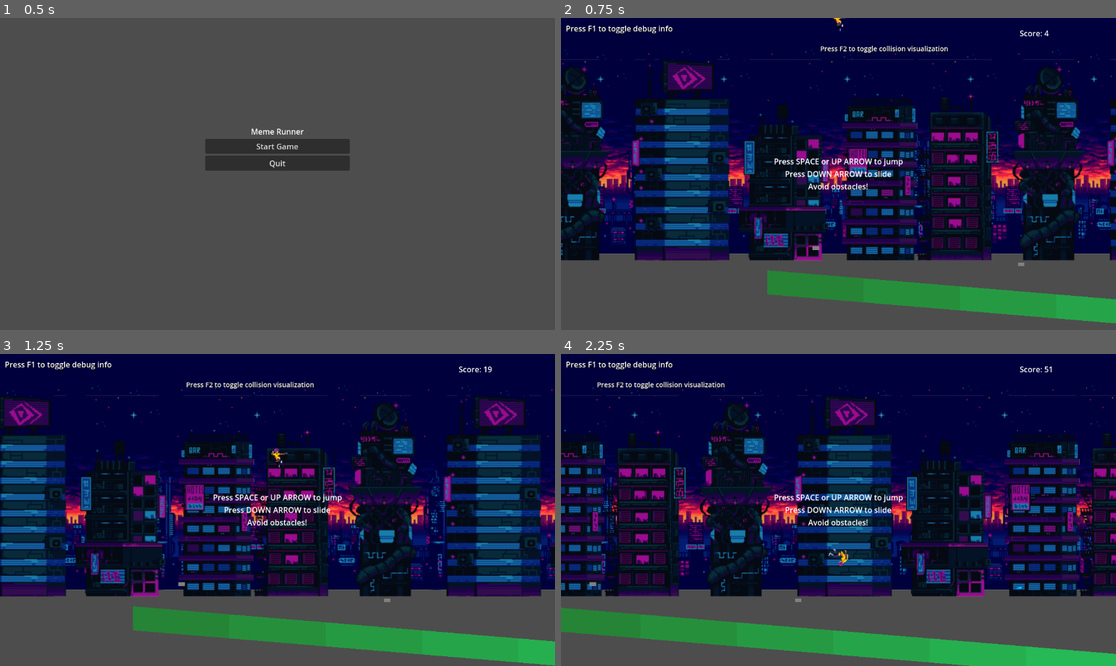
Above: before the commit, frames 1-4 (two rows, left to right).
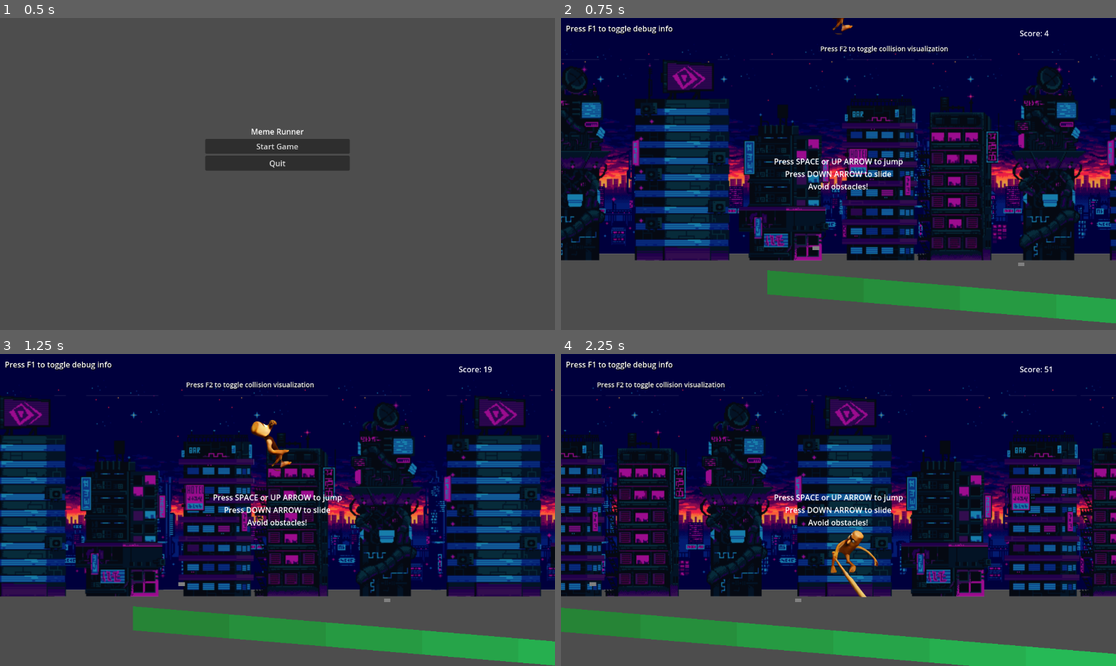
Above: after the commit, the same moments.

Repository: DeweyHur/meme_runner
Game: Godot game, scene res://scenes/MainMenu.tscn
Same seed, same stepped clock (60 frames per second), same inputs: the game is played once before the commit and once after it.
Inputs:
- Up to frame 1 (0.5 s): no input
- Up to frame 2 (0.75 s): click "Start Game" at 0.5 s
- Up to frame 3 (1.25 s): no input
- Up to frame 4 (2.25 s): tap Space (jump) at 1.25, 1.35, 1.52, 1.82, 2 s; hold Up (ui_up) from 1.28 s (still down); tap Shift (slide) at 2.1 s

Frame 1 is identical in both runs. In frame 2, less than 0.1% of the frame differs, in the area x 48-53%, y 0-6%; in frame 3, 0.4%; in frame 4, 0.6%, in the area x 48-83%, y 56-78%.

Commit message:
'tungtungisin'

Diff:
--- a/Player/player.gd
+++ b/Player/player.gd
@@ -21,7 +21,7 @@
 
 # Shooting variables
 var shoot_timer = 0.0
-var shoot_interval = 1.0  # Configurable shooting interval in seconds
+var shoot_interval = 4.0  # Configurable shooting interval in seconds
 var bullet_scene = preload("res://VFX/shot.tscn")
 
 func _ready():
--- a/Player/player.tscn
+++ b/Player/player.tscn
@@ -1,43 +1,57 @@
-[gd_scene load_steps=61 format=3 uid="uid://hqfnafaag1yy"]
+[gd_scene load_steps=100 format=3 uid="uid://hqfnafaag1yy"]
 
 [ext_resource type="Script" uid="uid://cs074l22h6bmu" path="res://Player/player.gd" id="1_23j4b"]
 [ext_resource type="Texture2D" uid="uid://ybuj4p5pp2fi" path="res://Player/Assets/idle.png" id="1_hn53c"]
-[ext_resource type="Texture2D" uid="uid://ds7doavnod1ql" path="res://Player/Assets/back-jump.png" id="1_n323x"]
 [ext_resource type="Texture2D" uid="uid://wneyumpv2sf2" path="res://Player/Assets/climb.png" id="2_rqjai"]
-[ext_resource type="Texture2D" uid="uid://dnc0p6dwmgxev" path="res://Player/Assets/crouch.png" id="3_y0uqi"]
-[ext_resource type="Texture2D" uid="uid://lddp3n324ft5" path="res://Player/Assets/hurt.png" id="4_3si3y"]
-[ext_resource type="Texture2D" uid="uid://ba2tgdb64y38n" path="res://Player/Assets/jump.png" id="4_tohdi"]
-[ext_resource type="Texture2D" uid="uid://ckvfr07t873a6" path="res://Player/Assets/shoot.png" id="7_kftpq"]
+[ext_resource type="Texture2D" uid="uid://d3nkhtplko1qx" path="res://Player/Assets/fall_tung.png" id="6_apopc"]
 [ext_resource type="Texture2D" uid="uid://5ae37ytbaptl" path="res://Player/Assets/walk.png" id="8_5knix"]
-[ext_resource type="Texture2D" uid="uid://bvx7sidkdtrm5" path="res://Player/Assets/run.png" id="8_pffyl"]
-
-[sub_resource type="AtlasTexture" id="AtlasTexture_xhk4c"]
-atlas = ExtResource("1_n323x")
-region = Rect2(0, 0, 71, 67)
-
-[sub_resource type="AtlasTexture" id="AtlasTexture_k0wns"]
-atlas = ExtResource("1_n323x")
-region = Rect2(71, 0, 71, 67)
-
-[sub_resource type="AtlasTexture" id="AtlasTexture_j1bwu"]
-atlas = ExtResource("1_n323x")
-region = Rect2(142, 0, 71, 67)
-
-[sub_resource type="AtlasTexture" id="AtlasTexture_yf107"]
-atlas = ExtResource("1_n323x")
-region = Rect2(213, 0, 71, 67)
-
-[sub_resource type="AtlasTexture" id="AtlasTexture_etbly"]
-atlas = ExtResource("1_n323x")
-region = Rect2(284, 0, 71, 67)
-
-[sub_resource type="AtlasTexture" id="AtlasTexture_7bidg"]
-atlas = ExtResource("1_n323x")
-region = Rect2(355, 0, 71, 67)
-
-[sub_resource type="AtlasTexture" id="AtlasTexture_imdbj"]
-atlas = ExtResource("1_n323x")
-region = Rect2(426, 0, 71, 67)
+[ext_resource type="Texture2D" uid="uid://sxusrjksaoy7" path="res://Player/Assets/combined_sprite_e391d8e4-871c-4865-8a1c-8eeee4865a74.png" id="8_apopc"]
+[ext_resource type="Texture2D" uid="uid://ol4kwrdl2xbf" path="res://Player/Assets/combined_sprite_b13cc020-fedc-4e7d-af18-3c3d544b48c5.png" id="8_x3vf3"]
+[ext_resource type="Texture2D" uid="uid://0qr06doxp7b1" path="res://Player/Assets/shooting.png" id="10_apopc"]
+
+[sub_resource type="AtlasTexture" id="AtlasTexture_00tjw"]
+atlas = ExtResource("8_apopc")
+region = Rect2(2304, 1792, 768, 448)
+
+[sub_resource type="AtlasTexture" id="AtlasTexture_3e3ym"]
+atlas = ExtResource("8_apopc")
+region = Rect2(1536, 1792, 768, 448)
+
+[sub_resource type="AtlasTexture" id="AtlasTexture_gxi5p"]
+atlas = ExtResource("8_apopc")
+region = Rect2(768, 1792, 768, 448)
+
+[sub_resource type="AtlasTexture" id="AtlasTexture_yxu6j"]
+atlas = ExtResource("8_apopc")
+region = Rect2(0, 1792, 768, 448)
+
+[sub_resource type="AtlasTexture" id="AtlasTexture_mdkl3"]
+atlas = ExtResource("8_apopc")
+region = Rect2(2304, 1344, 768, 448)
+
+[sub_resource type="AtlasTexture" id="AtlasTexture_68syb"]
+atlas = ExtResource("8_apopc")
+region = Rect2(1536, 1344, 768, 448)
+
+[sub_resource type="AtlasTexture" id="AtlasTexture_x0uyb"]
+atlas = ExtResource("8_apopc")
+region = Rect2(768, 1344, 768, 448)
+
+[sub_resource type="AtlasTexture" id="AtlasTexture_f8nak"]
+atlas = ExtResource("8_apopc")
+region = Rect2(0, 1344, 768, 448)
+
+[sub_resource type="AtlasTexture" id="AtlasTexture_pqfba"]
+atlas = ExtResource("8_apopc")
+region = Rect2(2304, 896, 768, 448)
+
+[sub_resource type="AtlasTexture" id="AtlasTexture_lgaa7"]
+atlas = ExtResource("8_apopc")
+region = Rect2(1536, 896, 768, 448)
+
+[sub_resource type="AtlasTexture" id="AtlasTexture_lfyh2"]
+atlas = ExtResource("8_apopc")
+region = Rect2(768, 896, 768, 448)
 
 [sub_resource type="AtlasTexture" id="AtlasTexture_oaelo"]
 atlas = ExtResource("2_rqjai")
@@ -63,17 +77,61 @@
 atlas = ExtResource("2_rqjai")
 region = Rect2(355, 0, 71, 67)
 
-[sub_resource type="AtlasTexture" id="AtlasTexture_jsump"]
-atlas = ExtResource("3_y0uqi")
-region = Rect2(0, 0, 71, 67)
-
-[sub_resource type="AtlasTexture" id="AtlasTexture_8f3uv"]
-atlas = ExtResource("4_tohdi")
-region = Rect2(284, 0, 71, 67)
-
-[sub_resource type="AtlasTexture" id="AtlasTexture_rs6kh"]
-atlas = ExtResource("4_3si3y")
-region = Rect2(0, 0, 71, 67)
+[sub_resource type="AtlasTexture" id="AtlasTexture_x3vf3"]
+atlas = ExtResource("6_apopc")
+region = Rect2(1536, 1920, 768, 384)
+
+[sub_resource type="AtlasTexture" id="AtlasTexture_d30e8"]
+atlas = ExtResource("6_apopc")
+region = Rect2(768, 448, 768, 448)
+
+[sub_resource type="AtlasTexture" id="AtlasTexture_f4lon"]
+atlas = ExtResource("6_apopc")
+region = Rect2(2304, 0, 768, 448)
+
+[sub_resource type="AtlasTexture" id="AtlasTexture_8ynux"]
+atlas = ExtResource("6_apopc")
+region = Rect2(0, 448, 768, 448)
+
+[sub_resource type="AtlasTexture" id="AtlasTexture_6pogt"]
+atlas = ExtResource("6_apopc")
+region = Rect2(1536, 448, 768, 448)
+
+[sub_resource type="AtlasTexture" id="AtlasTexture_ie76m"]
+atlas = ExtResource("6_apopc")
+region = Rect2(2304, 448, 768, 448)
+
+[sub_resource type="AtlasTexture" id="AtlasTexture_dy65m"]
+atlas = ExtResource("6_apopc")
+region = Rect2(0, 896, 768, 448)
+
+[sub_resource type="AtlasTexture" id="AtlasTexture_maysp"]
+atlas = ExtResource("6_apopc")
+region = Rect2(768, 896, 768, 448)
+
+[sub_resource type="AtlasTexture" id="AtlasTexture_1l10g"]
+atlas = ExtResource("6_apopc")
+region = Rect2(1536, 896, 768, 448)
+
+[sub_resource type="AtlasTexture" id="AtlasTexture_6rl0i"]
+atlas = ExtResource("6_apopc")
+region = Rect2(2304, 896, 768, 448)
+
+[sub_resource type="AtlasTexture" id="AtlasTexture_7x5p2"]
+atlas = ExtResource("6_apopc")
+region = Rect2(0, 1344, 768, 448)
+
+[sub_resource type="AtlasTexture" id="AtlasTexture_6eb1q"]
+atlas = ExtResource("6_apopc")
+region = Rect2(768, 1344, 768, 448)
+
+[sub_resource type="AtlasTexture" id="AtlasTexture_wvbyc"]
+atlas = ExtResource("6_apopc")
+region = Rect2(1536, 1344, 768, 448)
+
+[sub_resource type="AtlasTexture" id="AtlasTexture_gvnt1"]
+atlas = ExtResource("6_apopc")
+region = Rect2(2304, 1344, 768, 448)
 
 [sub_resource type="AtlasTexture" id="AtlasTexture_wwqww"]
 atlas = ExtResource("1_hn53c")
@@ -91,53 +149,157 @@
 atlas = ExtResource("1_hn53c")
 region = Rect2(213, 0, 71, 67)
 
-[sub_resource type="AtlasTexture" id="AtlasTexture_hpvdr"]
-atlas = ExtResource("4_tohdi")
-region = Rect2(71, 0, 71, 67)
-
-[sub_resource type="AtlasTexture" id="AtlasTexture_x67jv"]
-atlas = ExtResource("4_tohdi")
-region = Rect2(142, 0, 71, 67)
-
-[sub_resource type="AtlasTexture" id="AtlasTexture_4wrxi"]
-atlas = ExtResource("4_tohdi")
-region = Rect2(213, 0, 71, 67)
-
-[sub_resource type="AtlasTexture" id="AtlasTexture_57245"]
-atlas = ExtResource("8_pffyl")
-region = Rect2(0, 0, 71, 67)
-
-[sub_resource type="AtlasTexture" id="AtlasTexture_vbu0t"]
-atlas = ExtResource("8_pffyl")
-region = Rect2(71, 0, 71, 67)
-
-[sub_resource type="AtlasTexture" id="AtlasTexture_rvvtx"]
-atlas = ExtResource("8_pffyl")
-region = Rect2(142, 0, 71, 67)
-
-[sub_resource type="AtlasTexture" id="AtlasTexture_oiqje"]
-atlas = ExtResource("8_pffyl")
-region = Rect2(213, 0, 71, 67)
-
-[sub_resource type="AtlasTexture" id="AtlasTexture_km4s3"]
-atlas = ExtResource("8_pffyl")
-region = Rect2(284, 0, 71, 67)
-
-[sub_resource type="AtlasTexture" id="AtlasTexture_4qqx4"]
-atlas = ExtResource("8_pffyl")
-region = Rect2(355, 0, 71, 67)
-
-[sub_resource type="AtlasTexture" id="AtlasTexture_ls7oo"]
-atlas = ExtResource("8_pffyl")
-region = Rect2(426, 0, 71, 67)
-
-[sub_resource type="AtlasTexture" id="AtlasTexture_22ixg"]
-atlas = ExtResource("8_pffyl")
-region = Rect2(497, 0, 71, 67)
-
-[sub_resource type="AtlasTexture" id="AtlasTexture_ytjqo"]
-atlas = ExtResource("7_kftpq")
-region = Rect2(0, 0, 71, 67)
+[sub_resource type="AtlasTexture" id="AtlasTexture_76lrf"]
+atlas = ExtResource("8_apopc")
+region = Rect2(1536, 896, 768, 448)
+
+[sub_resource type="AtlasTexture" id="AtlasTexture_efx54"]
+atlas = ExtResource("8_apopc")
+region = Rect2(2304, 896, 768, 448)
+
+[sub_resource type="AtlasTexture" id="AtlasTexture_755ss"]
+atlas = ExtResource("8_apopc")
+region = Rect2(0, 1344, 768, 448)
+
+[sub_resource type="AtlasTexture" id="AtlasTexture_bbimk"]
+atlas = ExtResource("8_apopc")
+region = Rect2(768, 1344, 768, 448)
+
+[sub_resource type="AtlasTexture" id="AtlasTexture_m0h3t"]
+atlas = ExtResource("8_apopc")
+region = Rect2(1536, 1344, 768, 448)
+
+[sub_resource type="AtlasTexture" id="AtlasTexture_i4o1l"]
+atlas = ExtResource("8_apopc")
+region = Rect2(2304, 1344, 768, 448)
+
+[sub_resource type="AtlasTexture" id="AtlasTexture_j2n6q"]
+atlas = ExtResource("8_apopc")
+region = Rect2(0, 1792, 768, 448)
+
+[sub_resource type="AtlasTexture" id="AtlasTexture_c6x0f"]
+atlas = ExtResource("8_apopc")
+region = Rect2(768, 1792, 768, 448)
+
+[sub_resource type="AtlasTexture" id="AtlasTexture_jp1hh"]
+atlas = ExtResource("8_apopc")
+region = Rect2(1536, 1792, 768, 448)
+
+[sub_resource type="AtlasTexture" id="AtlasTexture_qs4pp"]
+atlas = ExtResource("8_apopc")
+region = Rect2(2304, 1792, 768, 448)
+
+[sub_resource type="AtlasTexture" id="AtlasTexture_iyprq"]
+atlas = ExtResource("8_apopc")
+region = Rect2(0, 2240, 768, 448)
+
+[sub_resource type="AtlasTexture" id="AtlasTexture_apopc"]
+atlas = ExtResource("8_x3vf3")
+region = Rect2(0, 0, 768, 448)
+
+[sub_resource type="AtlasTexture" id="AtlasTexture_5htga"]
+atlas = ExtResource("8_x3vf3")
+region = Rect2(768, 0, 768, 448)
+
+[sub_resource type="AtlasTexture" id="AtlasTexture_p5o4e"]
+atlas = ExtResource("8_x3vf3")
+region = Rect2(1536, 0, 768, 448)
+
+[sub_resource type="AtlasTexture" id="AtlasTexture_gu6f8"]
+atlas = ExtResource("8_x3vf3")
+region = Rect2(2304, 0, 768, 448)
+
+[sub_resource type="AtlasTexture" id="AtlasTexture_dkpta"]
+atlas = ExtResource("8_x3vf3")
+region = Rect2(0, 448, 768, 448)
+
+[sub_resource type="AtlasTexture" id="AtlasTexture_lfmf2"]
+atlas = ExtResource("8_x3vf3")
+region = Rect2(768, 448, 768, 448)
+
+[sub_resource type="AtlasTexture" id="AtlasTexture_pisgm"]
+atlas = ExtResource("8_x3vf3")
+region = Rect2(1536, 448, 768, 448)
+
+[sub_resource type="AtlasTexture" id="AtlasTexture_b1ygp"]
+atlas = ExtResource("8_x3vf3")
+region = Rect2(2304, 448, 768, 448)
+
+[sub_resource type="AtlasTexture" id="AtlasTexture_o28un"]
+atlas = ExtResource("8_x3vf3")
+region = Rect2(0, 896, 768, 448)
+
+[sub_resource type="AtlasTexture" id="AtlasTexture_n471f"]
+atlas = ExtResource("8_x3vf3")
+region = Rect2(768, 896, 768, 448)
+
+[sub_resource type="AtlasTexture" id="AtlasTexture_7emwf"]
+atlas = ExtResource("8_x3vf3")
+region = Rect2(1536, 896, 768, 448)
+
+[sub_resource type="AtlasTexture" id="AtlasTexture_hshwv"]
+atlas = ExtResource("8_x3vf3")
+region = Rect2(2304, 896, 768, 448)
+
+[sub_resource type="AtlasTexture" id="AtlasTexture_gpjlu"]
+atlas = ExtResource("8_x3vf3")
+region = Rect2(0, 1344, 768, 448)
+
+[sub_resource type="AtlasTexture" id="AtlasTexture_8mwp6"]
+atlas = ExtResource("8_x3vf3")
+region = Rect2(768, 1344, 768, 448)
+
+[sub_resource type="AtlasTexture" id="AtlasTexture_qemgg"]
+atlas = ExtResource("8_x3vf3")
+region = Rect2(1536, 1344, 768, 448)
+
+[sub_resource type="AtlasTexture" id="AtlasTexture_8viyr"]
+atlas = ExtResource("8_x3vf3")
+region = Rect2(2304, 1344, 768, 448)
+
+[sub_resource type="AtlasTexture" id="AtlasTexture_sm0op"]
+atlas = ExtResource("8_x3vf3")
+region = Rect2(0, 1792, 768, 448)
+
+[sub_resource type="AtlasTexture" id="AtlasTexture_1kmt7"]
+atlas = ExtResource("10_apopc")
+region = Rect2(768, 448, 768, 448)
+
+[sub_resource type="AtlasTexture" id="AtlasTexture_c4i3b"]
+atlas = ExtResource("10_apopc")
+region = Rect2(1536, 448, 768, 448)
+
+[sub_resource type="AtlasTexture" id="AtlasTexture_uvbbp"]
+atlas = ExtResource("10_apopc")
+region = Rect2(2304, 448, 768, 448)
+
+[sub_resource type="AtlasTexture" id="AtlasTexture_7v2uk"]
+atlas = ExtResource("10_apopc")
+region = Rect2(0, 896, 768, 448)
+
+[sub_resource type="AtlasTexture" id="AtlasTexture_m6nl3"]
+atlas = ExtResource("10_apopc")
+region = Rect2(768, 896, 768, 448)
+
+[sub_resource type="AtlasTexture" id="AtlasTexture_8hx1r"]
+atlas = ExtResource("10_apopc")
+region = Rect2(1536, 896, 768, 448)
+
+[sub_resource type="AtlasTexture" id="AtlasTexture_qas3k"]
+atlas = ExtResource("10_apopc")
+region = Rect2(2304, 896, 768, 448)
+
+[sub_resource type="AtlasTexture" id="AtlasTexture_ntwt4"]
+atlas = ExtResource("10_apopc")
+region = Rect2(0, 1344, 768, 448)
+
+[sub_resource type="AtlasTexture" id="AtlasTexture_kdg72"]
+atlas = ExtResource("10_apopc")
+region = Rect2(768, 1344, 768, 448)
+
+[sub_resource type="AtlasTexture" id="AtlasTexture_qpoj2"]
+atlas = ExtResource("10_apopc")
+region = Rect2(1536, 1344, 768, 448)
 
 [sub_resource type="AtlasTexture" id="AtlasTexture_c0fat"]
 atlas = ExtResource("8_5knix")
@@ -207,25 +369,37 @@
 animations = [{
 "frames": [{
 "duration": 1.0,
-"texture": SubResource("AtlasTexture_xhk4c")
-}, {
-"duration": 1.0,
-"texture": SubResource("AtlasTexture_k0wns")
-}, {
-"duration": 1.0,
-"texture": SubResource("AtlasTexture_j1bwu")
-}, {
-"duration": 1.0,
-"texture": SubResource("AtlasTexture_yf107")
-}, {
-"duration": 1.0,
-"texture": SubResource("AtlasTexture_etbly")
-}, {
-"duration": 1.0,
-"texture": SubResource("AtlasTexture_7bidg")
-}, {
-"duration": 1.0,
-"texture": SubResource("AtlasTexture_imdbj")
+"texture": SubResource("AtlasTexture_00tjw")
+}, {
+"duration": 1.0,
+"texture": SubResource("AtlasTexture_3e3ym")
+}, {
+"duration": 1.0,
+"texture": SubResource("AtlasTexture_gxi5p")
+}, {
+"duration": 1.0,
+"texture": SubResource("AtlasTexture_yxu6j")
+}, {
+"duration": 1.0,
+"texture": SubResource("AtlasTexture_mdkl3")
+}, {
+"duration": 1.0,
+"texture": SubResource("AtlasTexture_68syb")
+}, {
+"duration": 1.0,
+"texture": SubResource("AtlasTexture_x0uyb")
+}, {
+"duration": 1.0,
+"texture": SubResource("AtlasTexture_f8nak")
+}, {
+"duration": 1.0,
+"texture": SubResource("AtlasTexture_pqfba")
+}, {
+"duration": 1.0,
+"texture": SubResource("AtlasTexture_lgaa7")
+}, {
+"duration": 1.0,
+"texture": SubResource("AtlasTexture_lfyh2")
 }],
 "loop": true,
 "name": &"back-jump",
@@ -256,7 +430,7 @@
 }, {
 "frames": [{
 "duration": 1.0,
-"texture": SubResource("AtlasTexture_jsump")
+"texture": SubResource("AtlasTexture_x3vf3")
 }],
 "loop": true,
 "name": &"crouch",
@@ -264,7 +438,7 @@
 }, {
 "frames": [{
 "duration": 1.0,
-"texture": SubResource("AtlasTexture_8f3uv")
+"texture": SubResource("AtlasTexture_d30e8")
 }],
 "loop": true,
 "name": &"fall",
@@ -272,7 +446,43 @@
 }, {
 "frames": [{
 "duration": 1.0,
-"texture": SubResource("AtlasTexture_rs6kh")
+"texture": SubResource("AtlasTexture_f4lon")
+}, {
+"duration": 1.0,
+"texture": SubResource("AtlasTexture_8ynux")
+}, {
+"duration": 1.0,
+"texture": SubResource("AtlasTexture_d30e8")
+}, {
+"duration": 1.0,
+"texture": SubResource("AtlasTexture_6pogt")
+}, {
+"duration": 1.0,
+"texture": SubResource("AtlasTexture_ie76m")
+}, {
+"duration": 1.0,
+"texture": SubResource("AtlasTexture_dy65m")
+}, {
+"duration": 1.0,
+"texture": SubResource("AtlasTexture_maysp")
+}, {
+"duration": 1.0,
+"texture": SubResource("AtlasTexture_1l10g")
+}, {
+"duration": 1.0,
+"texture": SubResource("AtlasTexture_6rl0i")
+}, {
+"duration": 1.0,
+"texture": SubResource("AtlasTexture_7x5p2")
+}, {
+"duration": 1.0,
+"texture": SubResource("AtlasTexture_6eb1q")
+}, {
+"duration": 1.0,
+"texture": SubResource("AtlasTexture_wvbyc")
+}, {
+"duration": 1.0,
+"texture": SubResource("AtlasTexture_gvnt1")
 }],
 "loop": true,
 "name": &"hurt",
@@ -297,13 +507,37 @@
 }, {
 "frames": [{
 "duration": 1.0,
-"texture": SubResource("AtlasTexture_hpvdr")
-}, {
-"duration": 1.0,
-"texture": SubResource("AtlasTexture_x67jv")
-}, {
-"duration": 1.0,
-"texture": SubResource("AtlasTexture_4wrxi")
+"texture": SubResource("AtlasTexture_76lrf")
+}, {
+"duration": 1.0,
+"texture": SubResource("AtlasTexture_efx54")
+}, {
+"duration": 1.0,
+"texture": SubResource("AtlasTexture_755ss")
+}, {
+"duration": 1.0,
+"texture": SubResource("AtlasTexture_bbimk")
+}, {
+"duration": 1.0,
+"texture": SubResource("AtlasTexture_m0h3t")
+}, {
+"duration": 1.0,
+"texture": SubResource("AtlasTexture_i4o1l")
+}, {
+"duration": 1.0,
+"texture": SubResource("AtlasTexture_j2n6q")
+}, {
+"duration": 1.0,
+"texture": SubResource("AtlasTexture_c6x0f")
+}, {
+"duration": 1.0,
+"texture": SubResource("AtlasTexture_jp1hh")
+}, {
+"duration": 1.0,
+"texture": SubResource("AtlasTexture_qs4pp")
+}, {
+"duration": 1.0,
+"texture": SubResource("AtlasTexture_iyprq")
 }],
 "loop": true,
 "name": &"jump",
@@ -311,40 +545,94 @@
 }, {
 "frames": [{
 "duration": 1.0,
-"texture": SubResource("AtlasTexture_57245")
-}, {
-"duration": 1.0,
-"texture": SubResource("AtlasTexture_vbu0t")
-}, {
-"duration": 1.0,
-"texture": SubResource("AtlasTexture_rvvtx")
-}, {
-"duration": 1.0,
-"texture": SubResource("AtlasTexture_oiqje")
-}, {
-"duration": 1.0,
-"texture": SubResource("AtlasTexture_km4s3")
-}, {
-"duration": 1.0,
-"texture": SubResource("AtlasTexture_4qqx4")
-}, {
-"duration": 1.0,
-"texture": SubResource("AtlasTexture_ls7oo")
-}, {
-"duration": 1.0,
-"texture": SubResource("AtlasTexture_22ixg")
+"texture": SubResource("AtlasTexture_apopc")
+}, {
+"duration": 1.0,
+"texture": SubResource("AtlasTexture_5htga")
+}, {
+"duration": 1.0,
+"texture": SubResource("AtlasTexture_p5o4e")
+}, {
+"duration": 1.0,
+"texture": SubResource("AtlasTexture_gu6f8")
+}, {
+"duration": 1.0,
+"texture": SubResource("AtlasTexture_dkpta")
+}, {
+"duration": 1.0,
+"texture": SubResource("AtlasTexture_lfmf2")
+}, {
+"duration": 1.0,
+"texture": SubResource("AtlasTexture_pisgm")
+}, {
+"duration": 1.0,
+"texture": SubResource("AtlasTexture_b1ygp")
+}, {
+"duration": 1.0,
+"texture": SubResource("AtlasTexture_o28un")
+}, {
+"duration": 1.0,
+"texture": SubResource("AtlasTexture_n471f")
+}, {
+"duration": 1.0,
+"texture": SubResource("AtlasTexture_7emwf")
+}, {
+"duration": 1.0,
+"texture": SubResource("AtlasTexture_hshwv")
+}, {
+"duration": 1.0,
+"texture": SubResource("AtlasTexture_gpjlu")
+}, {
+"duration": 1.0,
+"texture": SubResource("AtlasTexture_8mwp6")
+}, {
+"duration": 1.0,
+"texture": SubResource("AtlasTexture_qemgg")
+}, {
+"duration": 1.0,
+"texture": SubResource("AtlasTexture_8viyr")
+}, {
+"duration": 1.0,
+"texture": SubResource("AtlasTexture_sm0op")
 }],
 "loop": true,
 "name": &"run",
-"speed": 12.0
-}, {
-"frames": [{
-"duration": 1.0,
-"texture": SubResource("AtlasTexture_ytjqo")
+"speed": 50.0
+}, {
+"frames": [{
+"duration": 1.0,
+"texture": SubResource("AtlasTexture_1kmt7")
+}, {
+"duration": 1.0,
+"texture": SubResource("AtlasTexture_c4i3b")
+}, {
+"duration": 1.0,
+"texture": SubResource("AtlasTexture_uvbbp")
+}, {
+"duration": 1.0,
+"texture": SubResource("AtlasTexture_7v2uk")
+}, {
+"duration": 1.0,
+"texture": SubResource("AtlasTexture_m6nl3")
+}, {
+"duration": 1.0,
+"texture": SubResource("AtlasTexture_8hx1r")
+}, {
+"duration": 1.0,
+"texture": SubResource("AtlasTexture_qas3k")
+}, {
+"duration": 1.0,
+"texture": SubResource("AtlasTexture_ntwt4")
+}, {
+"duration": 1.0,
+"texture": SubResource("AtlasTexture_kdg72")
+}, {
+"duration": 1.0,
+"texture": SubResource("AtlasTexture_qpoj2")
 }],
 "loop": true,
 "name": &"shoot",
-"speed": 5.0
+"speed": 30.0
 }, {
 "frames": [{
 "duration": 1.0,
@@ -407,11 +695,12 @@
 script = ExtResource("1_23j4b")
 
 [node name="AnimatedSprite2D" type="AnimatedSprite2D" parent="."]
-position = Vector2(0, -34)
+position = Vector2(0, -65)
+scale = Vector2(0.5, 0.5)
 sprite_frames = SubResource("SpriteFrames_si5oi")
-animation = &"shoot"
+animation = &"run"
 autoplay = "idle"
-frame_progress = 0.717836
+frame_progress = 0.197171
 
 [node name="CollisionShape2D" type="CollisionShape2D" parent="."]
 position = Vector2(0, -21.5)
--- a/scripts/Player.gd
+++ b/scripts/Player.gd
@@ -1,6 +1,6 @@
 extends CharacterBody2D
 
-@export var run_speed = 300.0
+@export var run_speed = 150.0
 @export var jump_velocity = -400.0
 @export var slide_speed = 200.0
 
Binary file added: Player/Assets/combined_sprite_b13cc020-fedc-4e7d-af18-3c3d544b48c5.png
Not shown, added: Player/Assets/combined_sprite_b13cc020-fedc-4e7d-af18-3c3d544b48c5.png.import
Binary file added: Player/Assets/combined_sprite_e391d8e4-871c-4865-8a1c-8eeee4865a74.png
Not shown, added: Player/Assets/combined_sprite_e391d8e4-871c-4865-8a1c-8eeee4865a74.png.import
Binary file added: Player/Assets/fall_tung.png
Not shown, added: Player/Assets/fall_tung.png.import
Binary file added: Player/Assets/shooting.png
Not shown, added: Player/Assets/shooting.png.import
Binary file added: Player/Assets/tung_walk.png
Not shown, added: Player/Assets/tung_walk.png.import
Not shown, added: export_presets.cfg
Not shown, added: package-lock.json
